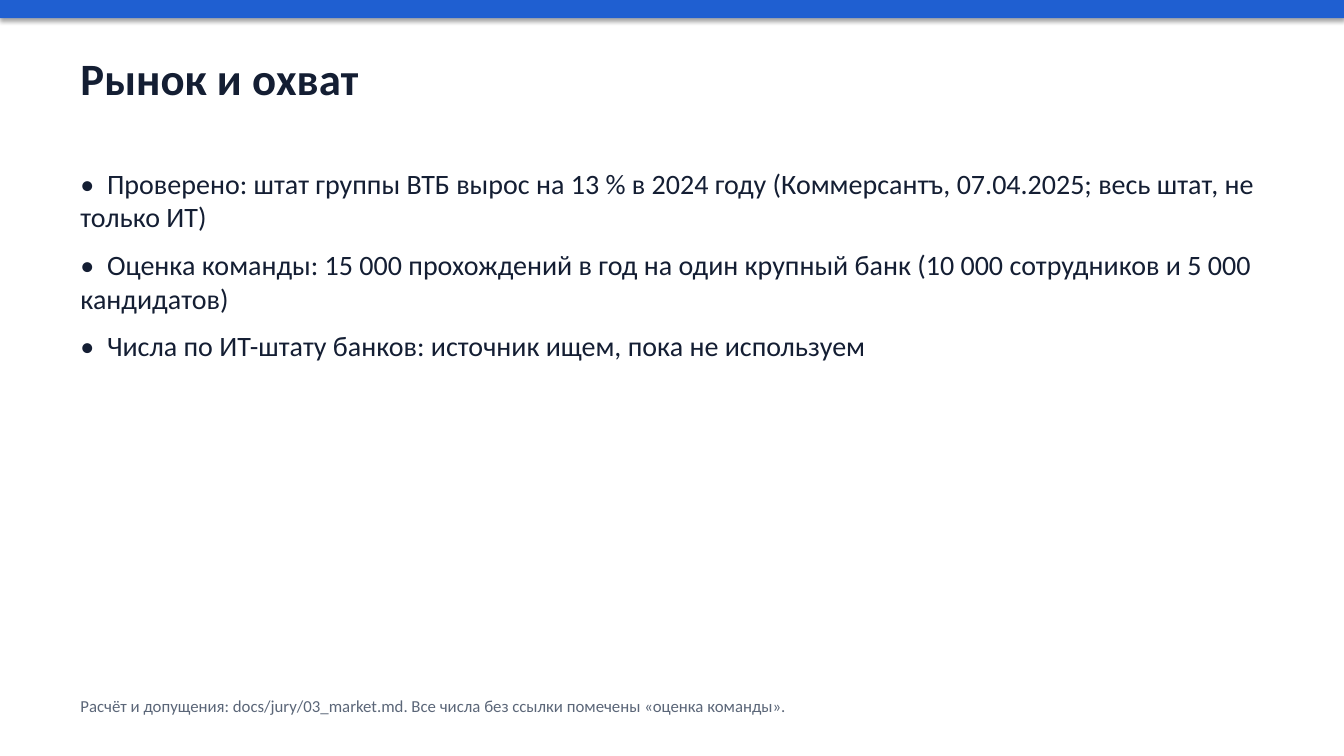
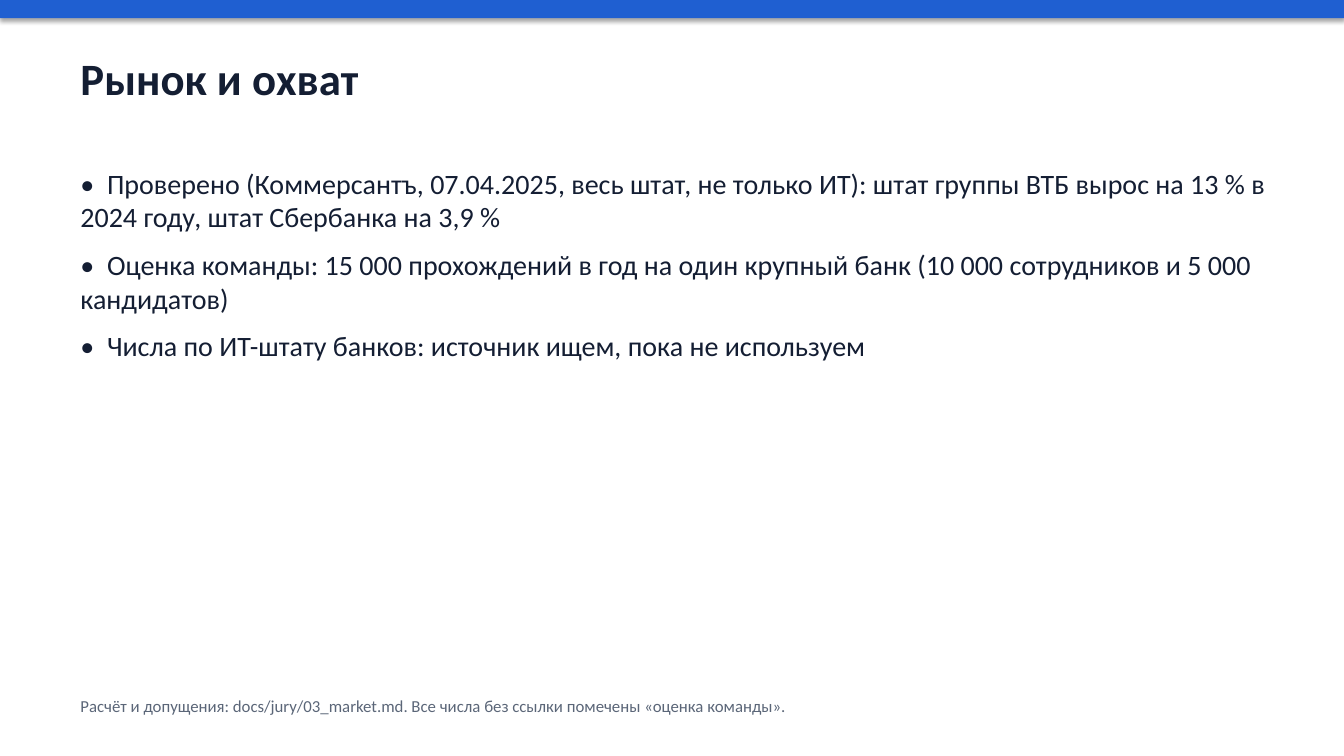
Before and after one commit to YoruKodama/FintechAcademy, a slide deck: slide 10 of docs/jury/presentation.pptx. Drawn at 1344x756 pixels with LibreOffice and Linux fonts; fonts in the diff are those of the drawing. Boxes give left, top, right and bottom in pixels: in the first picture for what was removed or moved away, otherwise in the second. Text is boxed around its words. In the diff, an @@ line names an element or a change of style, - is before the commit and + after.

```diff
--- a/docs/jury/presentation.pptx
+++ b/docs/jury/presentation.pptx
@@ text at [80,173,1264,232]: text changed @@
-• Проверено: штат группы ВТБ вырос на 13 % в 2024 году (Коммерсантъ, 07.04.2025; весь штат, не только ИТ)
+• Проверено (Коммерсантъ, 07.04.2025, весь штат, не только ИТ): штат группы ВТБ вырос на 13 % в 2024 году, штат Сбербанка на 3,9 %
```
Also in this commit, not shown: 2 other slides changed, 6 other files.
